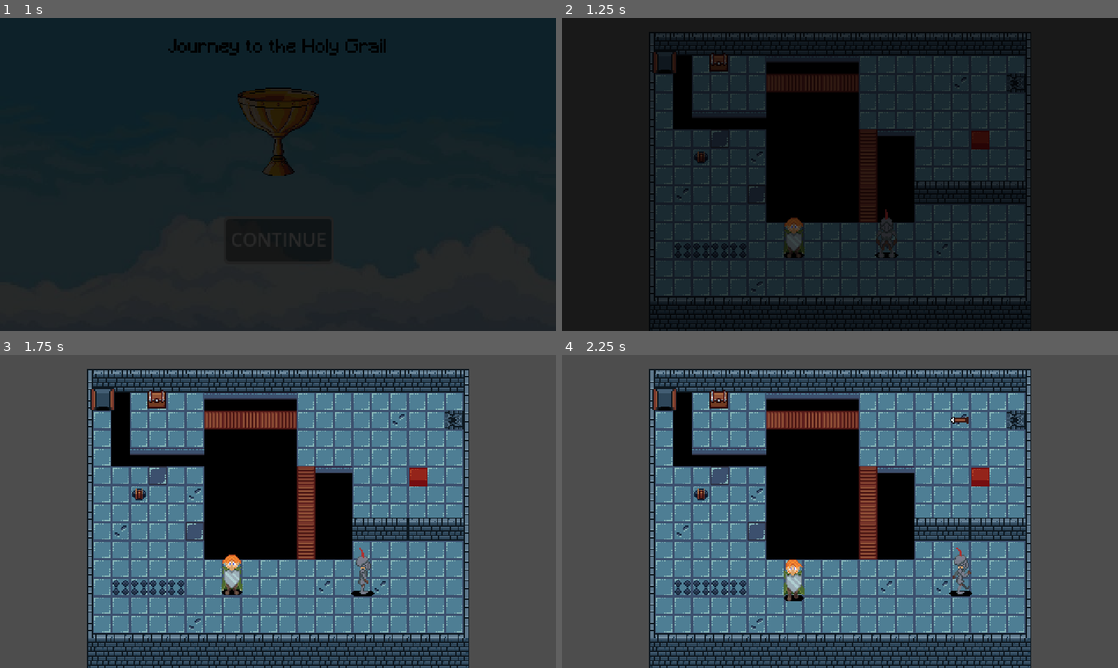
Above: before the commit, frames 1-4 (two rows, left to right).
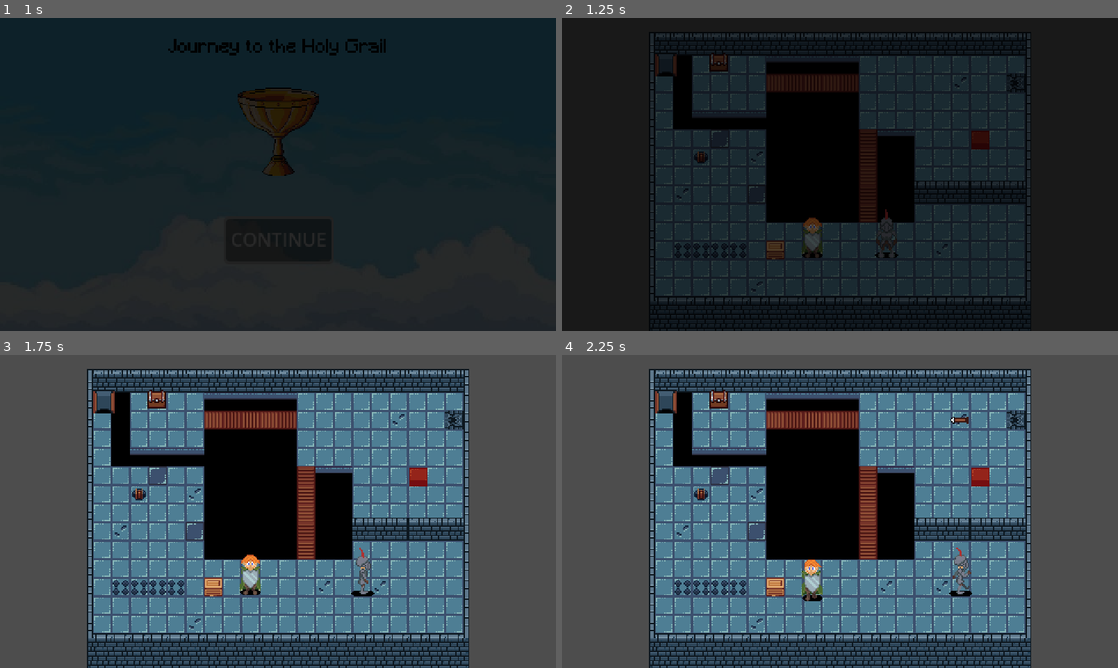
Above: after the commit, the same moments.

Repository: gumaciel/awesome-game-jam-01
Game: Godot game, scene res://scenes/main/main.tscn
Same seed, same stepped clock (60 frames per second), same inputs: the game is played once before the commit and once after it. The engine's default icon, where the game draws it, is replaced by a stand-in: a white triangle on a blue panel in a dark square.
Inputs (mouse positions are in pixels of both pictures, inside the frame that each line leads up to):
- Up to frame 1 (1 s): click "CONTINUE" at 0.5 s
- Up to frame 2 (1.25 s): no input
- Up to frame 3 (1.75 s): move the mouse to (400, 495) at 1.27 s; hold D (move_right) from 1.28 s (still down); hold J (alternate) from 1.28 s (still down); click (400, 495) at 1.42 s
- Up to frame 4 (2.25 s): move the mouse to (728, 527) at 2.02 s; release D (move_right) at 2.03 s; release J (alternate) at 2.03 s; hold S (move_down) from 2.03 s (still down); tap J (alternate) at 2.1 s

Frame 1 is identical in both runs. In frame 2, 0.9% of the frame differs, in the area x 16-47%, y 10-78%; in frame 3, 1.2%; in frame 4, 1.2%, in the area x 16-47%, y 10-79%.

Commit message:
tentando fazer empurrar blocos
ainda há problemas de colisão e alguns bugs

Diff:
--- /dev/null
+++ b/assets/objects/wood_box_base.tres
@@ -0,0 +1,7 @@
+[gd_resource type="AtlasTexture" load_steps=2 format=3 uid="uid://bk82ayru8eqvi"]
+
+[ext_resource type="Texture2D" uid="uid://c5pkevvh45ajg" path="res://assets/tilesets/castle_tileset.png" id="1_7043k"]
+
+[resource]
+atlas = ExtResource("1_7043k")
+region = Rect2(16, 16, 16, 16)
--- a/characters/templates/player_template_1.gd
+++ b/characters/templates/player_template_1.gd
@@ -21,15 +21,17 @@
 	if get_direction() != Vector2.ZERO and not is_moving:
 		is_moving = true
 		var colliders : Array = []
+		var box = null
 		for ray in raycasts.get_children():
 			if ray.is_colliding():
 				colliders.append(ray.target_position.clamp(Vector2(-1,-1),Vector2(1,1)))
 		var direction: Vector2 = get_direction()
+		PlayerManager.current_direction = direction
 		if animation_direction.has(direction):
 			animation_player.play(animation_direction[direction])
 		if colliders.has(direction):
+			animation_player.pause()
 			is_moving = false
-			animation_player.pause()
 			return
 		var move_tween = create_tween()
 		move_tween.tween_property(
@@ -51,3 +53,8 @@
 	if !animation_direction.has(direction):
 		return Vector2.ZERO
 	return direction
+
+func _move_box():
+
+
+	pass
--- a/globals/player_manager.gd
+++ b/globals/player_manager.gd
@@ -3,6 +3,7 @@
 
 var current_player_position : Vector2
 var is_heavy : bool
+var current_direction : Vector2
 
 func _player_properties(player_pos : Vector2 , heavy : bool):
 	current_player_position = player_pos
--- a/project.godot
+++ b/project.godot
@@ -84,6 +84,7 @@
 2d_physics/layer_1="main_character"
 2d_physics/layer_2="solid"
 2d_physics/layer_3="damage"
+2d_physics/layer_4="boxes"
 
 [rendering]
 
--- a/scenes/levels/test_scene.tscn
+++ b/scenes/levels/test_scene.tscn
@@ -11,6 +11,7 @@
 [ext_resource type="PackedScene" uid="uid://dl3ttrlhekoyu" path="res://scenes/prefabs/chest.tscn" id="8_uqrte"]
 [ext_resource type="PackedScene" uid="uid://c1vpo374p7liy" path="res://scenes/prefabs/button.tscn" id="9_5akqn"]
 [ext_resource type="PackedScene" uid="uid://cqu45akdgiwwe" path="res://scenes/prefabs/arrow_canon.tscn" id="10_fnev7"]
+[ext_resource type="PackedScene" uid="uid://bhgxcqmvui56" path="res://scenes/prefabs/wood_box.tscn" id="12_ka67x"]
 
 [node name="TestScene" type="Control"]
 layout_mode = 3
@@ -48,7 +49,7 @@
 player_2 = NodePath("../Player2")
 
 [node name="FireCanon" parent="." instance=ExtResource("6_shbqr")]
-position = Vector2(89, 38)
+position = Vector2(89, 40)
 
 [node name="Door" parent="." instance=ExtResource("7_7678i")]
 position = Vector2(352, 150)
@@ -70,7 +71,10 @@
 
 [node name="Player1" parent="." instance=ExtResource("5_eeddq")]
 unique_name_in_owner = true
-position = Vector2(200, 197)
+position = Vector2(216, 197)
+
+[node name="WoodBox" parent="." instance=ExtResource("12_ka67x")]
+position = Vector2(184, 200)
 
 [connection signal="area_entered" from="Button" to="Door" method="_on_button_area_entered"]
 [connection signal="area_exited" from="Button" to="Door" method="_on_button_area_exited"]
--- /dev/null
+++ b/scenes/prefabs/wood_box.tscn
@@ -0,0 +1,23 @@
+[gd_scene load_steps=4 format=3 uid="uid://bhgxcqmvui56"]
+
+[ext_resource type="Script" path="res://world/object_scripts/wood_box.gd" id="1_gkro2"]
+[ext_resource type="Texture2D" uid="uid://bk82ayru8eqvi" path="res://assets/objects/wood_box_base.tres" id="1_x0tcr"]
+
+[sub_resource type="RectangleShape2D" id="RectangleShape2D_yfenb"]
+size = Vector2(16, 15)
+
+[node name="WoodBox" type="Area2D"]
+position = Vector2(-4, 0)
+collision_layer = 8
+collision_mask = 3
+script = ExtResource("1_gkro2")
+
+[node name="WoodBoxSprite" type="Sprite2D" parent="."]
+texture = ExtResource("1_x0tcr")
+
+[node name="CollisionShape2D" type="CollisionShape2D" parent="."]
+position = Vector2(0, -0.5)
+shape = SubResource("RectangleShape2D_yfenb")
+
+[connection signal="area_entered" from="." to="." method="_on_area_entered"]
+[connection signal="body_entered" from="." to="." method="_on_body_entered"]
--- /dev/null
+++ b/world/object_scripts/wood_box.gd
@@ -0,0 +1,19 @@
+extends Area2D
+
+var current_position : Vector2
+
+
+
+func _on_area_entered(area: Area2D) -> void:
+	var move_box = create_tween()
+	move_box.tween_property(self,"position",
+		self.position + 16 * PlayerManager.current_direction,
+		0.5
+	)
+	current_position = self.position
+
+
+
+func _on_body_entered(body: Node2D) -> void:
+	if body as TileMap:
+		self.position = current_position
Not shown: 1 places in scenes/levels/test_scene.tscn that only renumber resources
